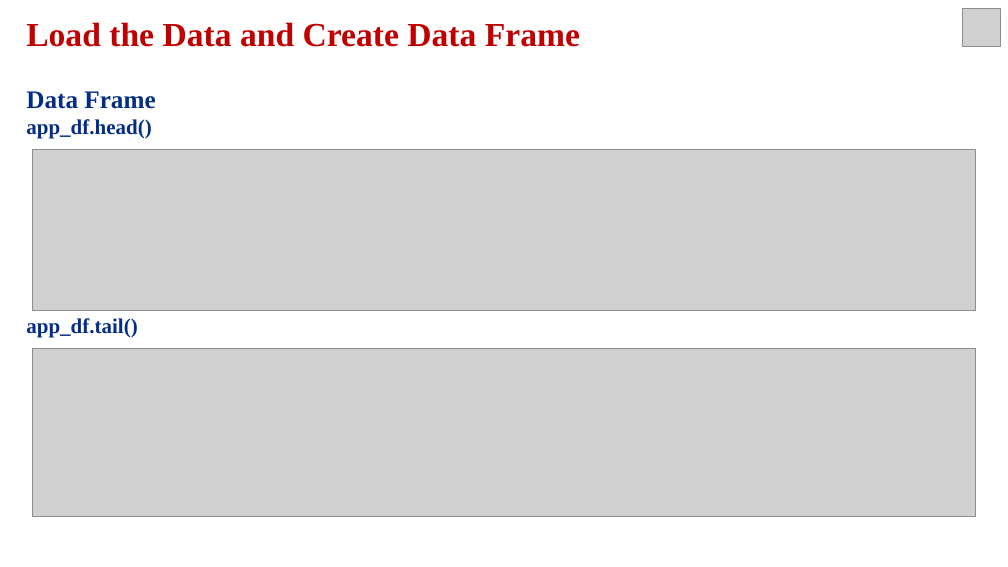
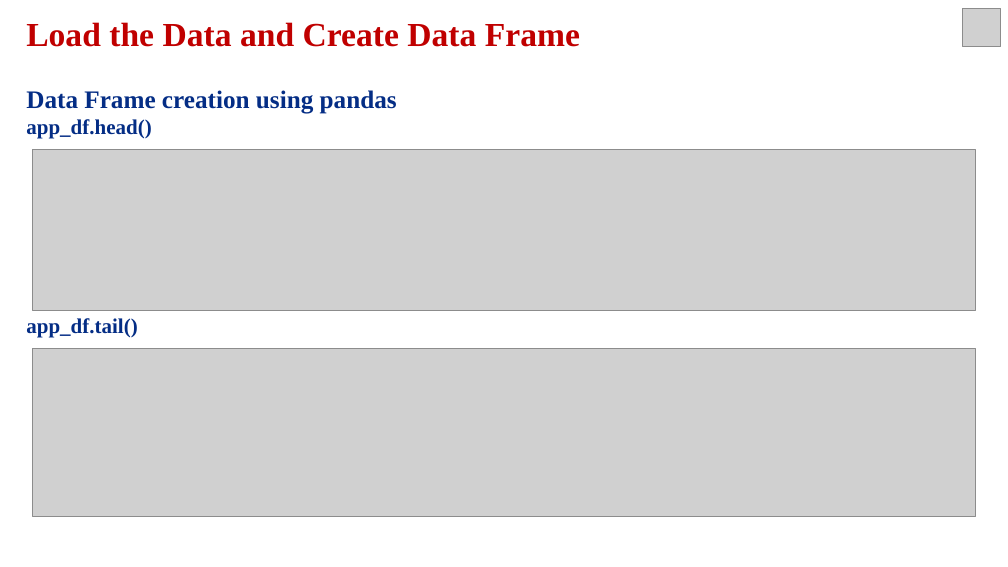
Before and after one commit to vivek16pawar/EDA-CAPSTONE, a slide deck: slide 5 of EDA_Presentation.pptx. Drawn at 1008x567 pixels with LibreOffice and Linux fonts; fonts in the diff are those of the drawing; grey boxes stand for pictures. Boxes give left, top, right and bottom in pixels: in the first picture for what was removed or moved away, otherwise in the second. Text is boxed around its words. In the diff, an @@ line names an element or a change of style, - is before the commit and + after.

```diff
--- a/EDA_Presentation.pptx
+++ b/EDA_Presentation.pptx
@@ text at bbox=[26, 90, 397, 114]: text changed @@
-Data Frame
+Data Frame creation using pandas
```
Also in this commit, not shown: 11 other slides changed, 1 slide added.
